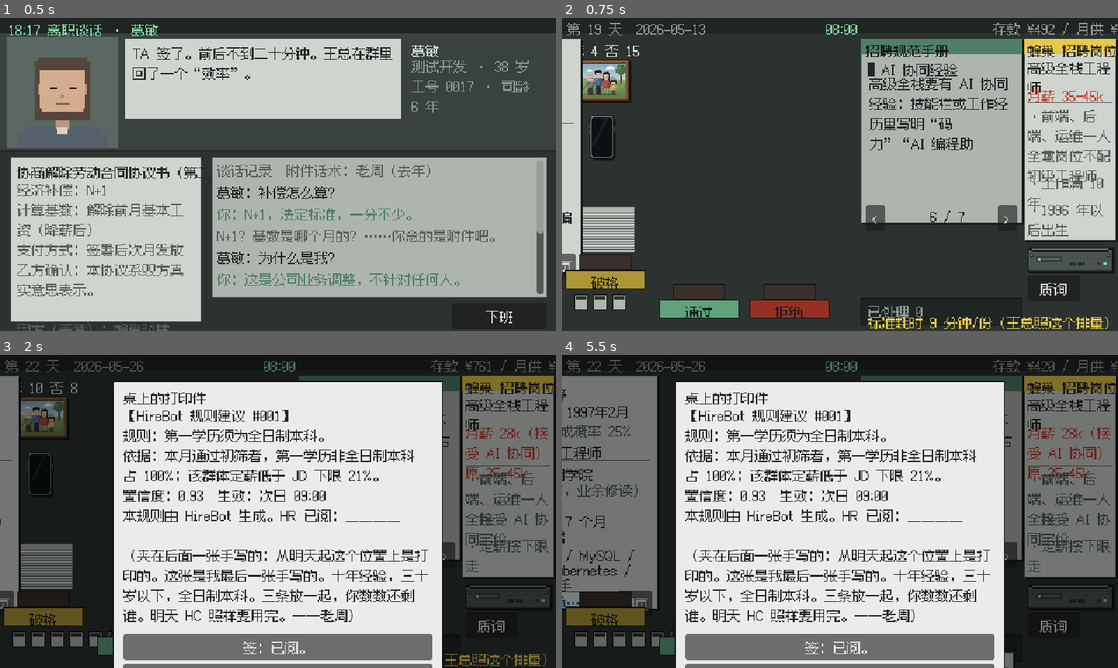
Above: before the commit, frames 1-4 (two rows, left to right).
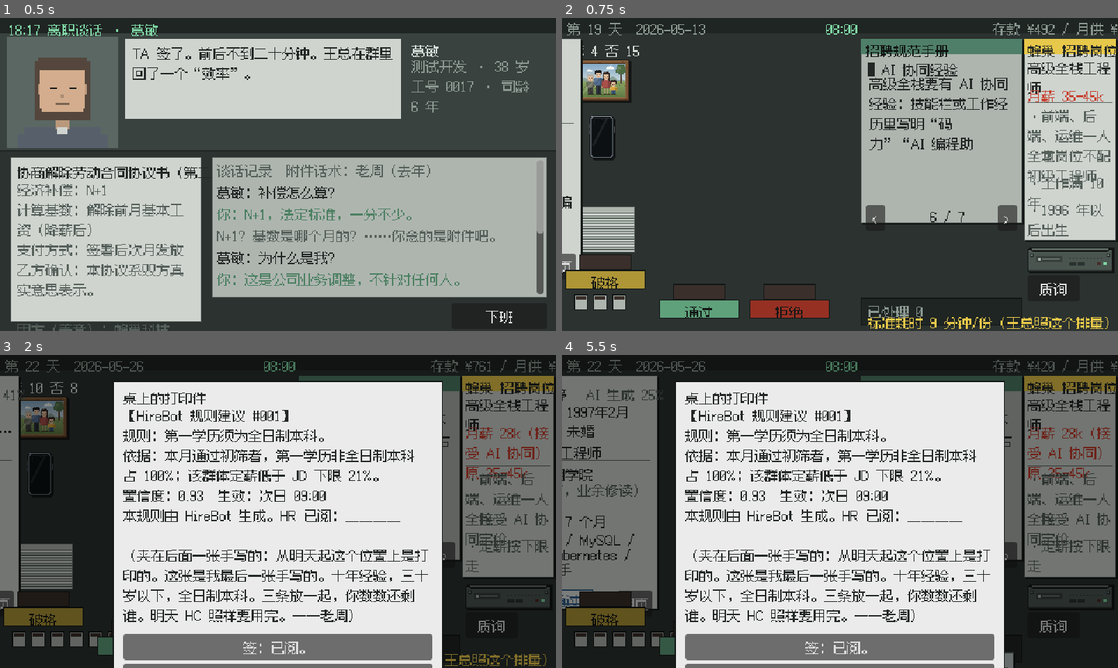
Above: after the commit, the same moments.

Repository: lyujames/hr-exe
Game: Godot game, scene res://tests/Smoke.tscn
Two runs of this game, one before a commit and one after it. Both use one fixed random seed, a clock stepped at 60 frames per second and the inputs below. This scene is started directly instead of the project's main scene.
Inputs (mouse positions are in pixels of both pictures, inside the frame that each line leads up to):
- Up to frame 1 (0.5 s): no input
- Up to frame 2 (0.75 s): click "下班" at 0.5 s
- Up to frame 3 (2 s): click "下一句" at 1.25 s
- Up to frame 4 (5.5 s): click "<" at 2 s; tap Enter at 2.75 s; move the mouse to (962, 495) at 2.77 s; click (962, 495) at 2.92 s; click "【实话】基数用的是降薪后的。该按前十二个月的平 均算，你可…" at 3.5 s; tap Space at 4.25 s; drag from (728, 527) to (812, 574) at 4.27 s; move the mouse to (895, 442) at 5.02 s; click (895, 442) at 5.17 s

Frame 1 is identical in both runs. In frame 2, less than 0.1% of the frame differs, in the area x 0-2%, y 56-66%; in frame 3, less than 0.1%; in frame 4, 0.8%, in the area x 0-19%, y 10-82%.

Commit message:
Month-3 playtest: HireBot slip and marital line fit on the resume
- HireBot's suggestion moves to page 1's reserved bottom line; its drafted
  reply goes to the bottom of page 2, shrinking to one line when crowded
- 婚育 and the AI-probability tag move into the resume header
- Shorter generated degree notes and marital notes; long skill lists
  tighten their separators instead of running into the bottom line
- Add tests/ResumeFit.tscn to check the most crowded resumes

Co-Authored-By: Claude Opus 5.5 <noreply@anthropic.com>

Diff:
--- a/playtest_month3/game/data/story/candidate_qiaoan.tres
+++ b/playtest_month3/game/data/story/candidate_qiaoan.tres
@@ -15,7 +15,7 @@
 marital = "已婚未育（三年内无生育计划，可签承诺书）"
 degree = 2
 school = "南山广播电视大学"
-degree_note = "第一学历 南山第二职业高中；成人教育本科，2020 年拿证"
+degree_note = "第一学历：职高；成教本科，2020 年拿证"
 exp_months = 121
 skills = PackedStringArray("Vue", "TypeScript", "Node.js", "MySQL", "Docker", "AI 编程助手（码力）")
 salary_k = 32
--- a/playtest_month3/game/data/story/candidate_weilai.tres
+++ b/playtest_month3/game/data/story/candidate_weilai.tres
@@ -13,7 +13,7 @@
 birth_date = "1997-02-11"
 degree = 2
 school = "东江开放大学"
-degree_note = "第一学历 北海市电子工业学校（中专）；成人教育本科，2021 年拿证"
+degree_note = "第一学历：中专（北海电子）；成教本科，2021 年拿证"
 exp_months = 123
 skills = PackedStringArray("JavaScript", "Java", "MySQL", "Vue", "Linux", "Docker", "码力")
 salary_k = 30
--- a/playtest_month3/game/scripts/resources/RuleMarital.gd
+++ b/playtest_month3/game/scripts/resources/RuleMarital.gd
@@ -5,7 +5,7 @@
 
 const PASS_STATUS := ["未婚", "已婚已育（一孩）", "已婚已育（两孩）", "未婚", "离异"]
 const EDGE_PASS_STATUS := ["已婚已育（一孩，无二胎计划）", "未婚（已有男友，暂无婚育计划）"]
-const EDGE_FAIL_STATUS := ["已婚未育（三年内无生育计划，可签承诺书）", "已婚未育（丁克）"]
+const EDGE_FAIL_STATUS := ["已婚未育（可签承诺书）", "已婚未育（丁克）"]
 
 
 func applies_to(c: Candidate) -> bool:
--- a/playtest_month3/game/scripts/resources/RuleSenior.gd
+++ b/playtest_month3/game/scripts/resources/RuleSenior.gd
@@ -5,9 +5,9 @@
 
 const BAD_NOTES := ["含实习", "含兼职"]
 const INTERN_NOTES := ["含实习 1 年", "含在校兼职 2 年", "含兼职"]
-const EARLY_SCHOOLS := ["北海市电子工业学校（中专）", "南山第二职业高中", "东江技师学院（中专）", "云岭职业技术学院（大专）"]
+const EARLY_SCHOOLS := ["中专", "职高", "技校", "大专"]
 const ADULT_SCHOOLS := ["东江开放大学", "南山广播电视大学", "北海师范大学继续教育学院", "西川财经大学网络教育学院"]
-const ADULT_NOTES := ["成人教育本科，业余修读，%d 年拿证", "自考本科，%d 年拿证", "网络教育本科（非全日制），%d 年毕业"]
+const ADULT_NOTES := ["成教本科，%d 年拿证", "自考本科，%d 年拿证", "网络教育本科，%d 年毕业"]
 
 @export var min_months := 120
 @export var min_birth_year := 1996
@@ -82,7 +82,7 @@
 		c.undergrad_school = ""
 		c.school = ADULT_SCHOOLS[rng.randi_range(0, ADULT_SCHOOLS.size() - 1)]
 		var note: String = ADULT_NOTES[rng.randi_range(0, ADULT_NOTES.size() - 1)]
-		c.degree_note = "第一学历 %s；%s" % [EARLY_SCHOOLS[rng.randi_range(0, EARLY_SCHOOLS.size() - 1)], note % rng.randi_range(2019, 2024)]
+		c.degree_note = "第一学历：%s；%s" % [EARLY_SCHOOLS[rng.randi_range(0, EARLY_SCHOOLS.size() - 1)], note % rng.randi_range(2019, 2024)]
 	c.salary_k = rng.randi_range(22, 34)
 	c.salary_low_k = 0
 	c.ability = mini(c.ability + 20, 100)
--- a/playtest_month3/game/scripts/ui/ResumeDoc.gd
+++ b/playtest_month3/game/scripts/ui/ResumeDoc.gd
@@ -10,6 +10,12 @@
 const LINE := 17
 ## 正文最低到这儿，再往下是页码、翻页按钮和初筛章。
 const BOTTOM := 245.0
+## HireBot 小条最低到这儿（纸 268 高，留一道边）；最底下那一行（页码左边）的位置。
+const PAPER_BOTTOM := 264.0
+const FOOTER_Y := 247.0
+## 底下那一行 HireBot 建议条的宽（到页码前面）；背面拟回复那张小条的高。
+const STRIP_W := 152.0
+const REPLY_H := 34.0
 
 var candidate: Candidate
 var page := 0
@@ -69,9 +75,14 @@
 		fields.birth_date = UI.label(_content, "出生：%d年%d月" % [birth.x, birth.y], Vector2(HEAD_X, 30), UI.INK)
 	_render_ats()
 	if c.ai_prob > 0:
-		# HireBot 标的，红字压在抬头下面
+		# HireBot 标的，右上角
 		var ink := UI.RED if c.ai_prob > 50 else UI.INK_SOFT
-		UI.label(_content, "AI 生成概率 %d%%" % c.ai_prob, Vector2(HEAD_X, 52), ink)
+		var tag := UI.label(_content, "AI 生成 %d%%" % c.ai_prob, Vector2(SIZE.x - 82, 10), ink)
+		tag.size.x = 74
+		tag.horizontal_alignment = HORIZONTAL_ALIGNMENT_RIGHT
+	# 婚育写在抬头里（照片右边、出生下面）：正文已经够挤了，附注长了就截掉，规则只看前四个字
+	if c.marital != "":
+		_one_line(("%s · " % c.gender if c.gender != "" else "") + c.marital, Vector2(HEAD_X, 52), UI.INK, SIZE.x - HEAD_X - 6)
 	var applied := UI.label(_content, "应聘：" + c.applied_position, Vector2(8, 77), UI.INK, SIZE.x - 16)
 	# 一行放不下就整段括号挪到第二行，别把“组）”孤零零甩下去
 	var font := applied.get_theme_font("font")
@@ -98,30 +109,60 @@
 		line = _row("工作年限", c.exp_text(), line)
 		if c.exp_note != "":
 			line = _note("（%s）" % c.exp_note, line)
-	if c.marital != "":
-		line = _row("婚育", ("%s · " % c.gender if c.gender != "" else "") + c.marital, line)
 	line += 3
-	line = _row("技能", " / ".join(c.skills), line)
-	_render_hirebot(line)
-
-
-## HireBot 的建议小条（第 17 天起）：贴在第一页底下，一句建议、它的依据、替你拟好的回复（你的原话）。
-func _render_hirebot(line: int) -> void:
-	if GameState.config == null or GameState.config.hirebot <= 0 or candidate.is_intern:
+	# 技能写得多、折到第三行会压住最底下那条：挤一挤，去掉斜杠两边的空格
+	var holder := Control.new()
+	holder.mouse_filter = Control.MOUSE_FILTER_IGNORE
+	var front := _content
+	front.add_child(holder)
+	_content = holder
+	var end := _row("技能", " / ".join(c.skills), line)
+	_content = front
+	if end > FOOTER_Y - 1 and _hirebot_on():
+		holder.free()
+		_row("技能", "/".join(c.skills), line)
+	_render_hirebot_strip()
+
+
+## HireBot（第 17 天起）：第一页最底下一行（页码左边，原来盖初筛章的地方）写它的建议和依据，这一行永远空着；
+## 替你拟好的拒绝回复（你写得最多的那句，原话）印在背面最底下。第一页写得再满也不会被挤出纸。
+func _hirebot_on() -> bool:
+	return GameState.config != null and GameState.config.hirebot > 0 and not candidate.is_intern
+
+
+func _render_hirebot_strip() -> void:
+	if not _hirebot_on():
 		return
 	var s := HireBot.suggest(candidate)
-	var h := 18.0 if s.pass else 52.0
-	var y := maxf(line + 2, 264.0 - h)
 	var ink: Color = Color("2f5d8a") if s.pass else Color("8a3a2f")
-	# 右下角是页码和翻页按钮：小条只到它们左边
-	var w := SIZE.x - 12.0 if y + h <= BOTTOM else 146.0
-	UI.panel(_content, Rect2(6, y - 1, w, h), Color(1, 1, 1, 0.35), ink).mouse_filter = Control.MOUSE_FILTER_IGNORE
-	_one_line("HireBot：%s（%s）" % ["建议通过" if s.pass else "不推荐", s.why], Vector2(10, y), ink, w - 8)
-	if not s.pass:
-		# 替你拟好的回复：你写得最多的那句，原话
-		var reply := UI.label(_content, "“%s”" % s.reason, Vector2(10, y + 16), UI.INK, w - 8)
-		reply.max_lines_visible = 2
-		reply.add_theme_constant_override("line_spacing", -3)
+	UI.panel(_content, Rect2(6, FOOTER_Y - 1, STRIP_W, 17), Color(1, 1, 1, 0.35), ink).mouse_filter = Control.MOUSE_FILTER_IGNORE
+	var text := "HireBot：建议通过" if s.pass else "HireBot：不推荐（%s）" % s.why
+	_one_line(text, Vector2(10, FOOTER_Y), ink, STRIP_W - 8)
+
+
+## 背面最底下：HireBot 替你拟好的回复。y 是自评、附件排完的下沿。
+func _render_hirebot_reply(y: float) -> void:
+	if not _hirebot_on():
+		return
+	var s := HireBot.suggest(candidate)
+	if s.pass:
+		return
+	var ink := Color("8a3a2f")
+	var top := maxf(y + 3.0, BOTTOM - REPLY_H)
+	var one := maxf(y + 3.0, BOTTOM - 17.0)
+	if top + REPLY_H > BOTTOM + 1.0 and one + 17.0 <= BOTTOM + 1.0:
+		# 只放得下一行：整行只印那句回复（第一页底下已经写着是 HireBot 的）
+		UI.panel(_content, Rect2(6, one - 1, SIZE.x - 12, 17), Color(1, 1, 1, 0.35), ink).mouse_filter = Control.MOUSE_FILTER_IGNORE
+		_one_line("“%s”" % s.reason, Vector2(10, one), ink, SIZE.x - 20)
+		return
+	if top + REPLY_H > BOTTOM + 1.0:
+		# 经历、自评写满了：缩成最底下一行（页码左边）
+		UI.panel(_content, Rect2(6, FOOTER_Y - 1, STRIP_W, 17), Color(1, 1, 1, 0.35), ink).mouse_filter = Control.MOUSE_FILTER_IGNORE
+		_one_line("拟回复：“%s”" % s.reason, Vector2(10, FOOTER_Y), ink, STRIP_W - 8)
+		return
+	UI.panel(_content, Rect2(6, top - 1, SIZE.x - 12, REPLY_H), Color(1, 1, 1, 0.35), ink).mouse_filter = Control.MOUSE_FILTER_IGNORE
+	UI.label(_content, "HireBot 拟回复：", Vector2(10, top), ink)
+	_one_line("“%s”" % s.reason, Vector2(10, top + 16), UI.INK, SIZE.x - 20)
 
 
 ## 一行放不下就截成“……”。
@@ -184,11 +225,15 @@
 	var eval := UI.label(_content, c.self_eval, Vector2.ZERO, UI.INK, 216)
 	var attach := UI.label(_content, "附：" + c.attachment, Vector2.ZERO, UI.INK_SOFT, 216)
 	var eval_h := _height(eval)
-	var block := 16.0 + eval_h + 3.0 + _height(attach)
-	var y := maxf(top, minf(172.0, BOTTOM - block))
+	var attach_h := _height(attach)
+	var block := 16.0 + eval_h + 3.0 + attach_h
+	# HireBot 拟的回复要贴在最底下：自评那一块再往上让一让
+	var floor_y := BOTTOM - (REPLY_H + 3.0 if _hirebot_on() and not HireBot.suggest(candidate).pass else 0.0)
+	var y := maxf(top, minf(172.0, floor_y - block))
 	head.position = Vector2(8, y)
 	eval.position = Vector2(8, y + 16)
 	attach.position = Vector2(8, y + 16 + eval_h + 3)
+	_render_hirebot_reply(y + block)
 
 
 ## 返回项目下面空出来的那一行。
@@ -206,10 +251,10 @@
 
 
 ## 返回经历下面空出来的那一行。
-func _render_jobs() -> int:
+func _render_jobs(start := 8) -> int:
 	var c := candidate
-	UI.label(_content, "工作经历（从新到旧）", Vector2(8, 8), UI.INK_SOFT)
-	var line := 26
+	UI.label(_content, "工作经历（从新到旧）", Vector2(8, start), UI.INK_SOFT)
+	var line := start + 18
 	var gap_at := c.gap_index()
 	for i in c.jobs.size():
 		var job: Dictionary = c.jobs[i]
--- /dev/null
+++ b/playtest_month3/game/tests/ResumeFit.tscn
@@ -0,0 +1,10 @@
+[gd_scene load_steps=2 format=3]
+
+[ext_resource type="Script" path="res://tests/resume_fit.gd" id="1"]
+
+[node name="Fit" type="Control"]
+layout_mode = 3
+anchors_preset = 15
+anchor_right = 1.0
+anchor_bottom = 1.0
+script = ExtResource("1")
--- /dev/null
+++ b/playtest_month3/game/tests/resume_fit.gd
@@ -0,0 +1,39 @@
+extends Control
+## 排版检查：几份写得满的简历，HireBot 小条不出纸。Godot --path . res://tests/ResumeFit.tscn
+func _ready() -> void:
+	theme = UI.theme()
+	var gs = get_node("/root/GameState")
+	gs.new_game_month3({}, 1)
+	gs.day = 21
+	gs.begin_day()
+	UI.panel(self, Rect2(0, 0, 640, 360), UI.DESK)
+	var base: Candidate = load("res://data/story/candidate_weilai.tres")
+	var cases := [[0, "", 4], [1, "含实习 1 年", 6], [2, "含在校兼职 2 年", 8]]
+	for i in cases.size():
+		var c: Candidate = base.duplicate()
+		c.id = &"gen_fit_%d" % i
+		c.is_story = false
+		c.salary_k = 54
+		c.exp_note = cases[i][1]
+		c.gender = "女"
+		c.marital = "已婚未育（三年内无生育计划，可签承诺书）" if i > 0 else "未婚"
+		c.degree_note = "第一学历：中专；网络教育本科，2022 年毕业"
+		c.skills = PackedStringArray(["Docker", "Go", "Node.js", "TypeScript", "Vue", "MySQL", "Linux", "Kafka"].slice(0, cases[i][2]))
+		var doc: ResumeDoc = load("res://scenes/ResumeDoc.tscn").instantiate()
+		doc.position = Vector2(4 + i * 212, 46)
+		doc.scale = Vector2(0.9, 0.9)
+		add_child(doc)
+		doc.setup(c)
+	for f in 10:
+		await get_tree().process_frame
+	await RenderingServer.frame_post_draw
+	get_viewport().get_texture().get_image().save_png("user://shots/resume_fit.png")
+	for doc in get_children():
+		if doc is ResumeDoc:
+			doc.flip()
+	for f in 5:
+		await get_tree().process_frame
+	await RenderingServer.frame_post_draw
+	get_viewport().get_texture().get_image().save_png("user://shots/resume_fit_back.png")
+	print("FIT DONE")
+	get_tree().quit()
Not shown, added: playtest_month3/game/tests/month3_smoke.gd.uid
Not shown, added: playtest_month3/game/tests/shots.gd.uid
